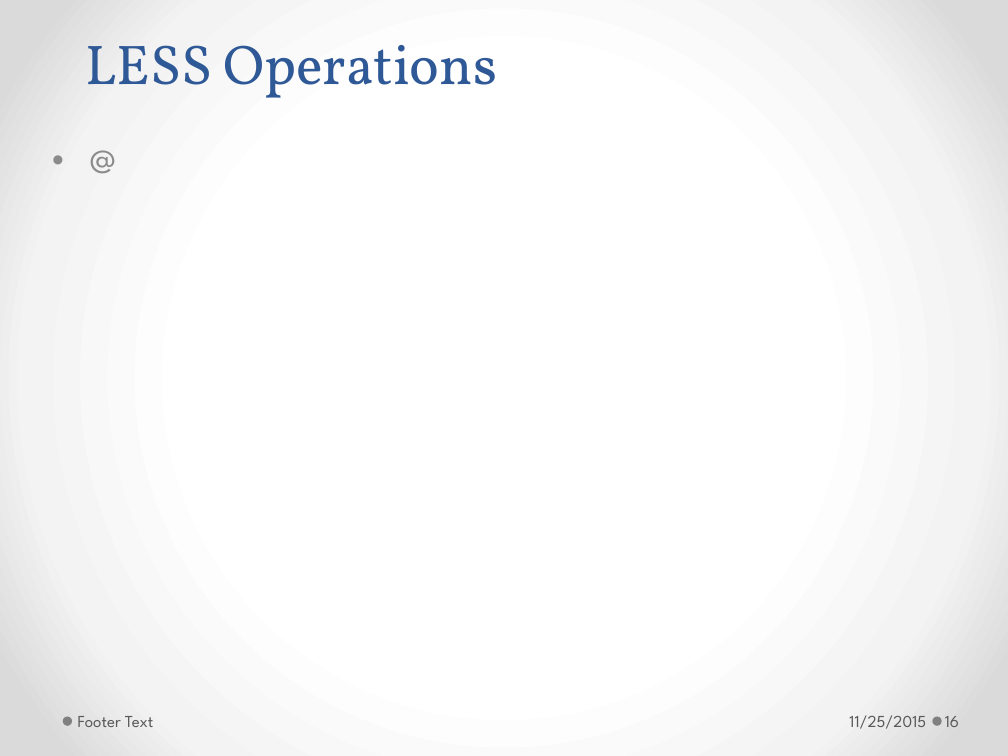
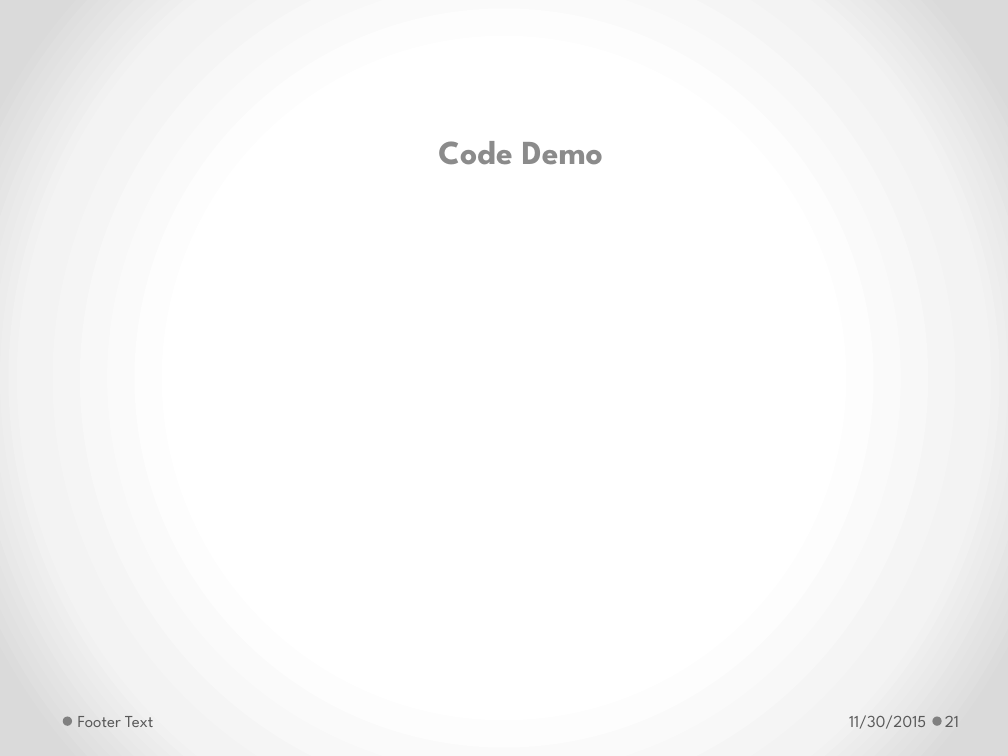
Before and after one commit to h-t-tran/work, a slide deck: slide 21 of brownbag/less/tech-presentation-less.pptx (slide 16 before the commit). Drawn at 1008x756 pixels with LibreOffice and Linux fonts; fonts in the diff are those of the drawing. Boxes give left, top, right and bottom in pixels: in the first picture for what was removed or moved away, otherwise in the second. Text is boxed around its words. In the diff, an @@ line names an element or a change of style, - is before the commit and + after.

```diff
--- a/brownbag/less/tech-presentation-less.pptx
+++ b/brownbag/less/tech-presentation-less.pptx
@@ title removed at [86,45,497,98] @@
-LESS Operations
@@ subtitle removed at [42,134,941,613] @@
-• @
@@ subtitle added at [438,141,603,165], 24 pt, text #8C8C8C, bold @@
+Code Demo
@@ text at [849,715,926,729]: text changed @@
-11/25/2015
+11/30/2015
@@ page number at [945,716,959,727]: text changed @@
-16
+21
```
Also in this commit, not shown: 4 other slides changed, 5 slides added, 1 slide removed.
